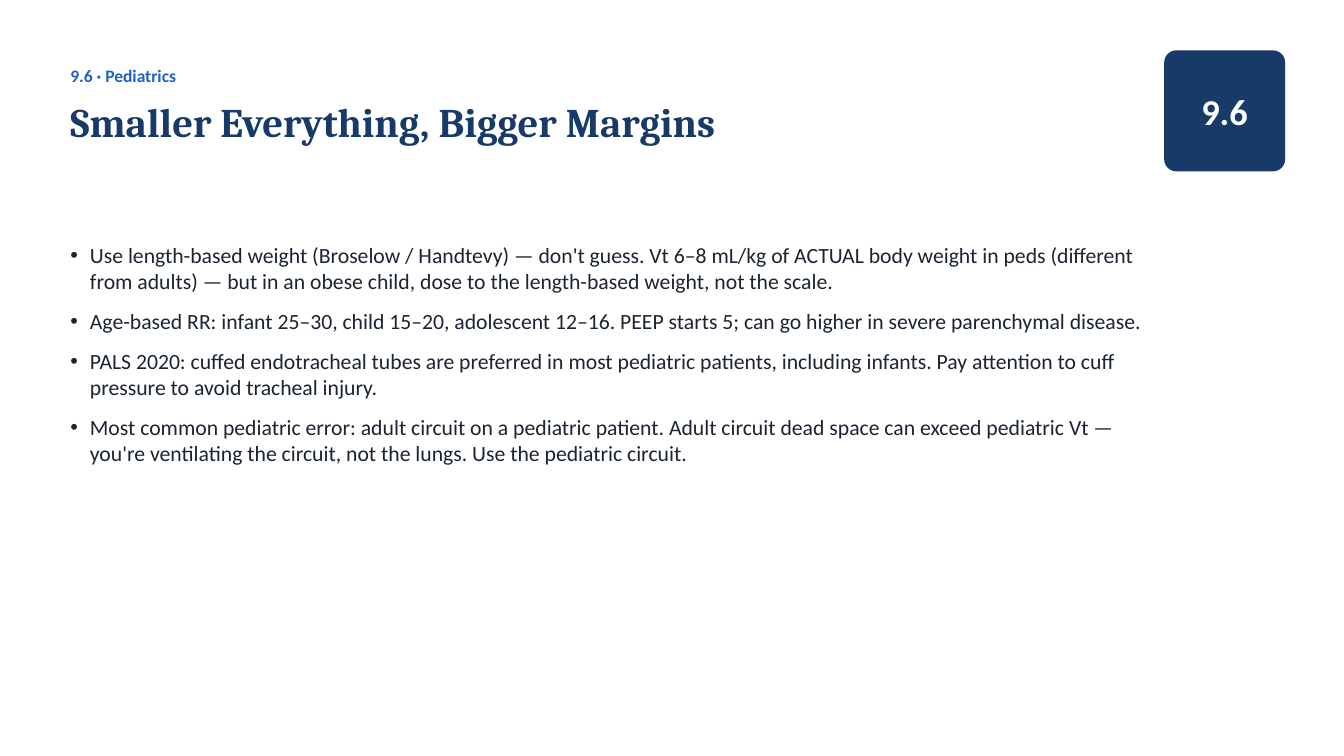
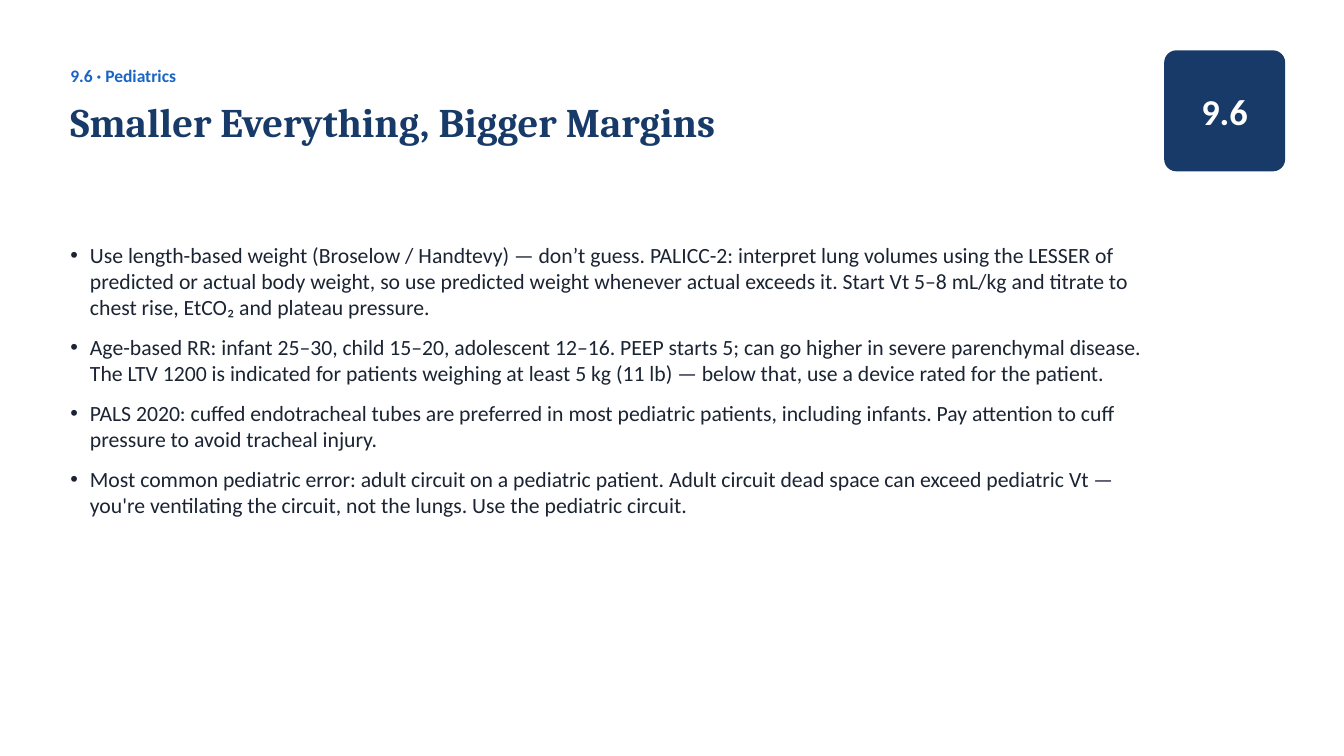
Before and after one commit to amr-kc-protocols/CES, a slide deck: slide 118 of public/decks/ventilator-academy-full-course.pptx. Drawn at 1344x756 pixels with LibreOffice and Linux fonts; fonts in the diff are those of the drawing. Boxes give left, top, right and bottom in pixels: in the first picture for what was removed or moved away, otherwise in the second. Text is boxed around its words. In the diff, an @@ line names an element or a change of style, - is before the commit and + after.

```diff
--- a/public/decks/ventilator-academy-full-course.pptx
+++ b/public/decks/ventilator-academy-full-course.pptx
@@ text at [90,247,1141,385]: text changed @@
-• Use length-based weight (Broselow / Handtevy) — don't guess. Vt 6–8 mL/kg of ACTUAL body weight in peds (different from adults) — but in an obese child, dose to the length-based weight, not the scale.
-• Age-based RR: infant 25–30, child 15–20, adolescent 12–16. PEEP starts 5; can go higher in severe parenchymal disease.
+• Use length-based weight (Broselow / Handtevy) — don’t guess. PALICC-2: interpret lung volumes using the LESSER of predicted or actual body weight, so use predicted weight whenever actual exceeds it. Start Vt 5–8 mL/kg and titrate to chest rise, EtCO₂ and plateau pressure.
+• Age-based RR: infant 25–30, child 15–20, adolescent 12–16. PEEP starts 5; can go higher in severe parenchymal disease. The LTV 1200 is indicated for patients weighing at least 5 kg (11 lb) — below that, use a device rated for the patient.
```
Also in this commit, not shown: 27 other slides changed, 2 slides added.
